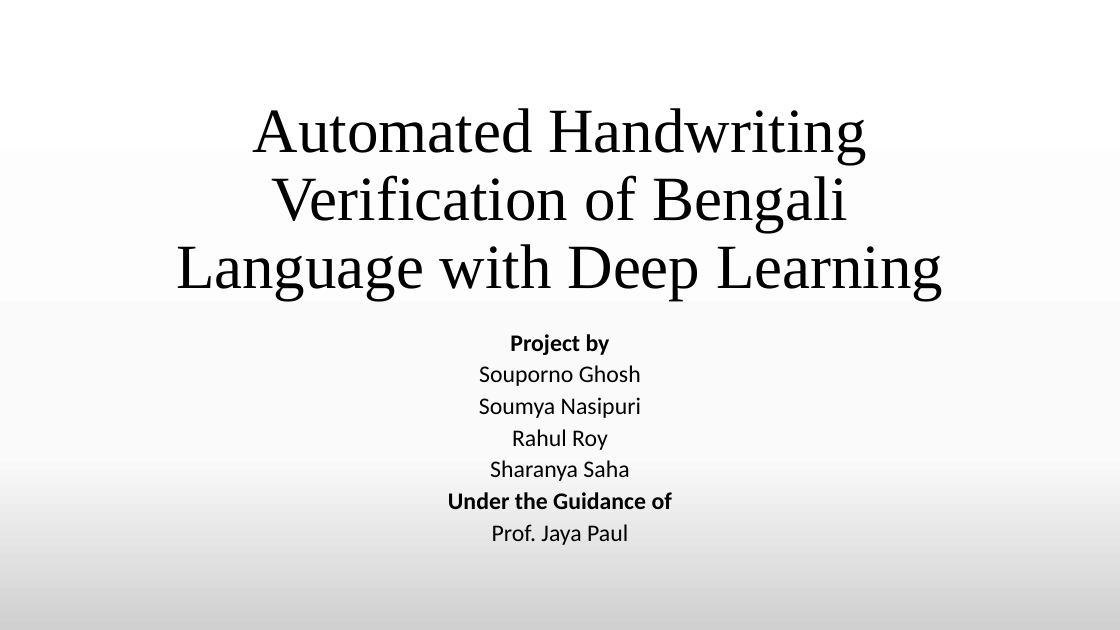
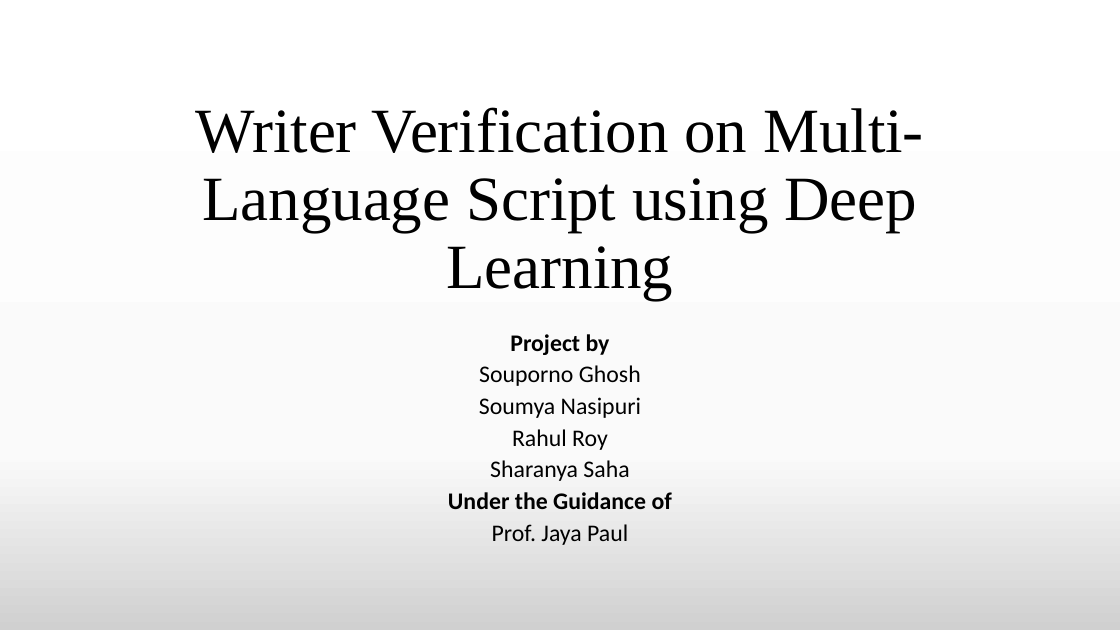
Before and after one commit to TheAnonymousMan/local-language-recognition-gcelt-class-2021, a slide deck: slide 1 of Documentation/4th Year Project Presentation.pptx. Drawn at 1120x630 pixels with LibreOffice and Linux fonts; fonts in the diff are those of the drawing. Boxes give left, top, right and bottom in pixels: in the first picture for what was removed or moved away, otherwise in the second. Text is boxed around its words. In the diff, an @@ line names an element or a change of style, - is before the commit and + after.

```diff
--- a/Documentation/4th Year Project Presentation.pptx
+++ b/Documentation/4th Year Project Presentation.pptx
@@ title at [195,107,924,300]: text changed @@
-Automated Handwriting Verification of Bengali Language with Deep Learning
+Writer Verification on Multi-Language Script using Deep Learning
```
Also in this commit, not shown: 4 other slides changed, 4 slides added, 3 slides removed, 2 other files.
